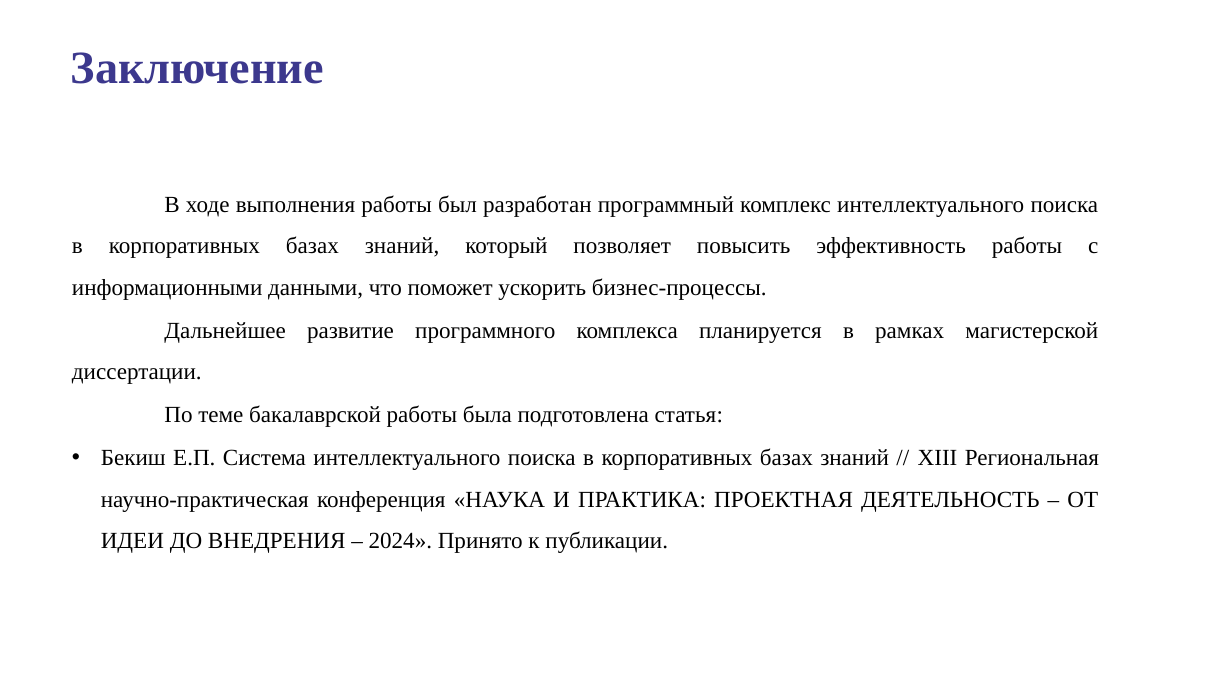
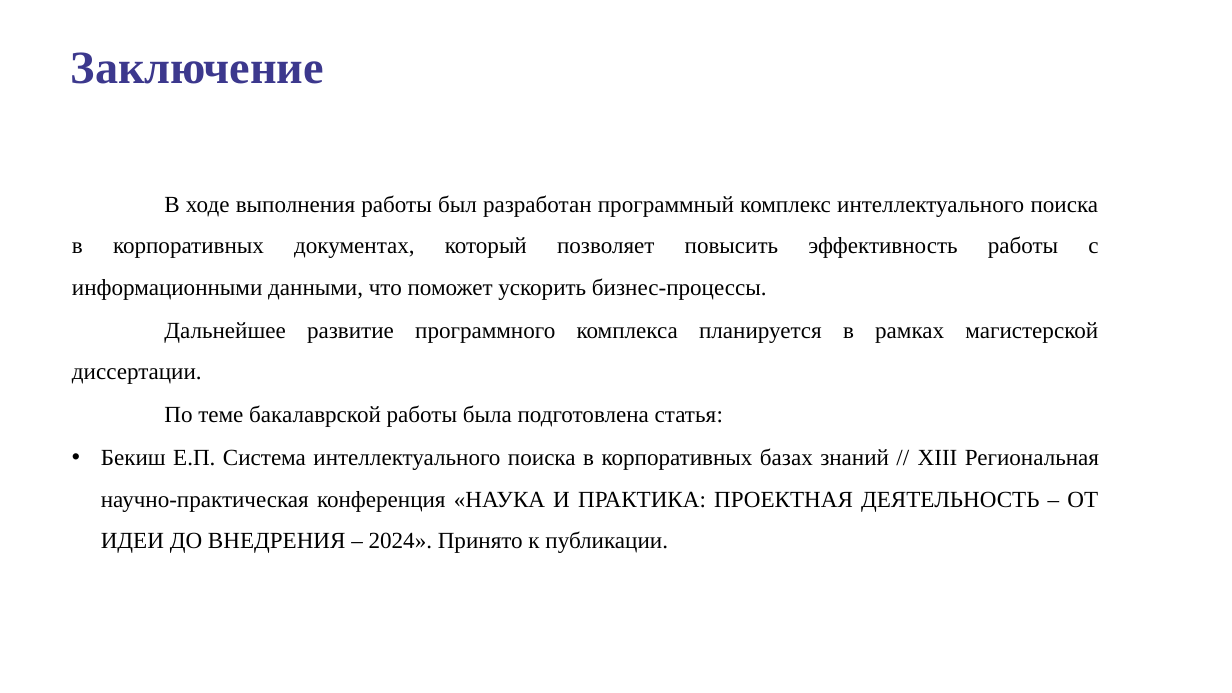
Before and after one commit to egorbeckish/Baccalaureate, a slide deck: slide 19 of 4 FOURTH COURSE/Semester 8/ДИПЛОМ/Отчеты/Презентация_Бекиш Е.П. 2025.pptx (slide 18 before the commit). Drawn at 1232x693 pixels with LibreOffice and Linux fonts; fonts in the diff are those of the drawing; background and template pictures are left out. Boxes give left, top, right and bottom in pixels: in the first picture for what was removed or moved away, otherwise in the second. Text is boxed around its words. In the diff, an @@ line names an element or a change of style, - is before the commit and + after.

```diff
--- a/4 FOURTH COURSE/Semester 8/ДИПЛОМ/Отчеты/Презентация_Бекиш Е.П. 2025.pptx
+++ b/4 FOURTH COURSE/Semester 8/ДИПЛОМ/Отчеты/Презентация_Бекиш Е.П. 2025.pptx
@@ text at (72, 195, 1099, 300): text changed @@
-В ходе выполнения работы был разработан программный комплекс интеллектуального поиска в корпоративных базах знаний, который позволяет повысить эффективность работы с информационными данными, что поможет ускорить бизнес-процессы.
+В ходе выполнения работы был разработан программный комплекс интеллектуального поиска в корпоративных документах, который позволяет повысить эффективность работы с информационными данными, что поможет ускорить бизнес-процессы.
```
Also in this commit, not shown: 2 other slides changed, 1 slide added, 13 other files.
